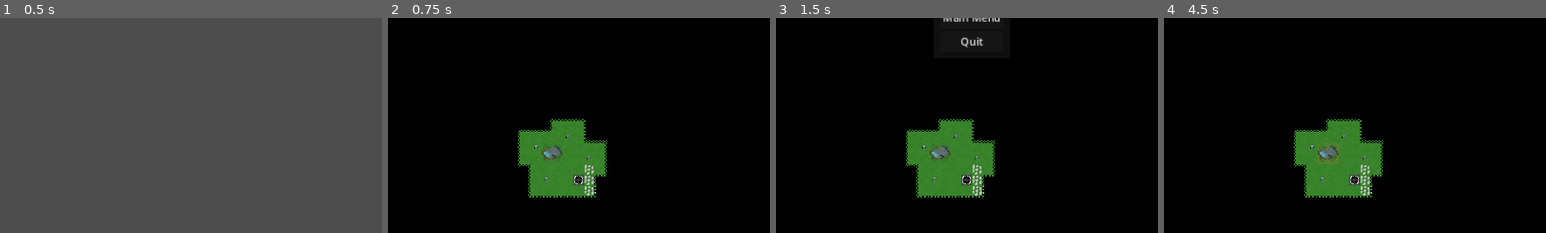
Above: before the commit, frames 1-4 (left to right).
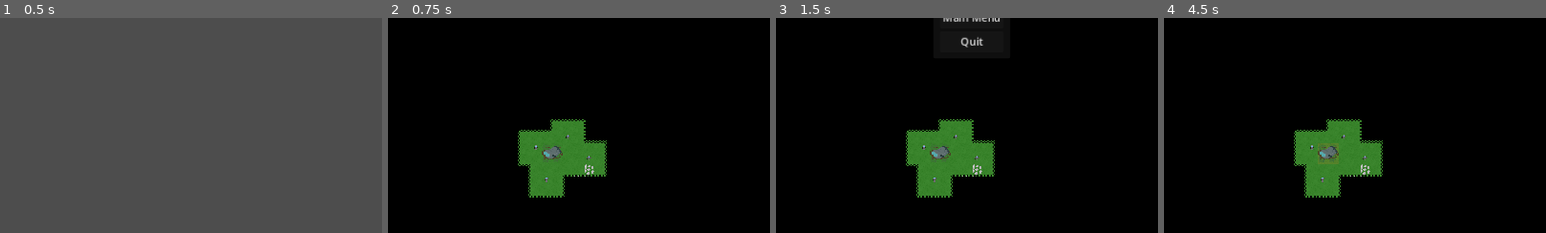
Above: after the commit, the same moments.

Repository: wssuomi/pirate-jam-14
Game: Godot game, scene res://scenes/main_menu.tscn
Two runs of this game, one before a commit and one after it. Both use one fixed random seed, a clock stepped at 60 frames per second and the inputs below.
Inputs (mouse positions are % of the whole screen's width and height, from its top left):
- Up to frame 1 (0.5 s): no input
- Up to frame 2 (0.75 s): click "Play" at 0.5 s
- Up to frame 3 (1.5 s): click (2, 3) at 1.25 s
- Up to frame 4 (4.5 s): click "Continue" at 2 s; tap Enter at 2.75, 4.25 s; move the mouse to (72, 45) at 2.77 s; hold Right mouse button (erase_tile) 2.78-3.53 s; click (72, 45) at 2.92 s; tap Space at 3.5 s; move the mouse to (30, 55) at 3.52 s; click (30, 55) at 3.6 s; move the mouse to (60, 28) at 4.27 s; hold Middle mouse button (move_camera) from 4.28 s (still down); click (60, 28) at 4.42 s
The pictures show only the part of the screen within x 24-74%, y 50-100%; the shares and areas given below are measured in that part.

Frame 1 is identical in both runs. In frame 2, 0.8% of the frame differs, in the area x 45-55%, y 72-84%; in frame 3, 0.8%; in frame 4, 0.8%.

Commit message:
prevent placing units and buildings in fog

Diff:
--- a/scripts/bug.gd
+++ b/scripts/bug.gd
@@ -106,7 +106,6 @@
 func take_damage(damage_amount):
 	health -= damage_amount
 	if health <= 0:
-		#enemies.erase(main.map.local_to_map(global_position))
 		var k = enemies.find_key(self)
 		if k != null:
 			units.erase(k)
--- a/scripts/factory.gd
+++ b/scripts/factory.gd
@@ -61,6 +61,9 @@
 
 func able_to_spawn(_unit_type, pos):
 	if not (pos.x >= 0 and pos.x < main.GRID_WIDTH and pos.y >= 0 and pos.y < main.GRID_HEIGHT):
+		return false
+	var fog = main.map.get_cell_atlas_coords(4, pos)
+	if fog != Vector2i(-1,-1):
 		return false
 	var tile = main.tiles[pos]
 	if tile.building != main.Buildings.Slab and tile.building != main.Buildings.None and tile.building != main.Buildings.LargeSlab:
--- a/scripts/ship.gd
+++ b/scripts/ship.gd
@@ -121,6 +121,9 @@
 func able_to_build(building_type, pos: Vector2i):
 	if not (pos.x >= 0 and pos.x < main.GRID_WIDTH and pos.y >= 0 and pos.y < main.GRID_HEIGHT):
 		return false
+	var fog = main.map.get_cell_atlas_coords(4, pos)
+	if fog != Vector2i(-1,-1):
+		return false
 	var tile = main.tiles[pos]
 	match building_type:
 		main.Buildings.Slab:
